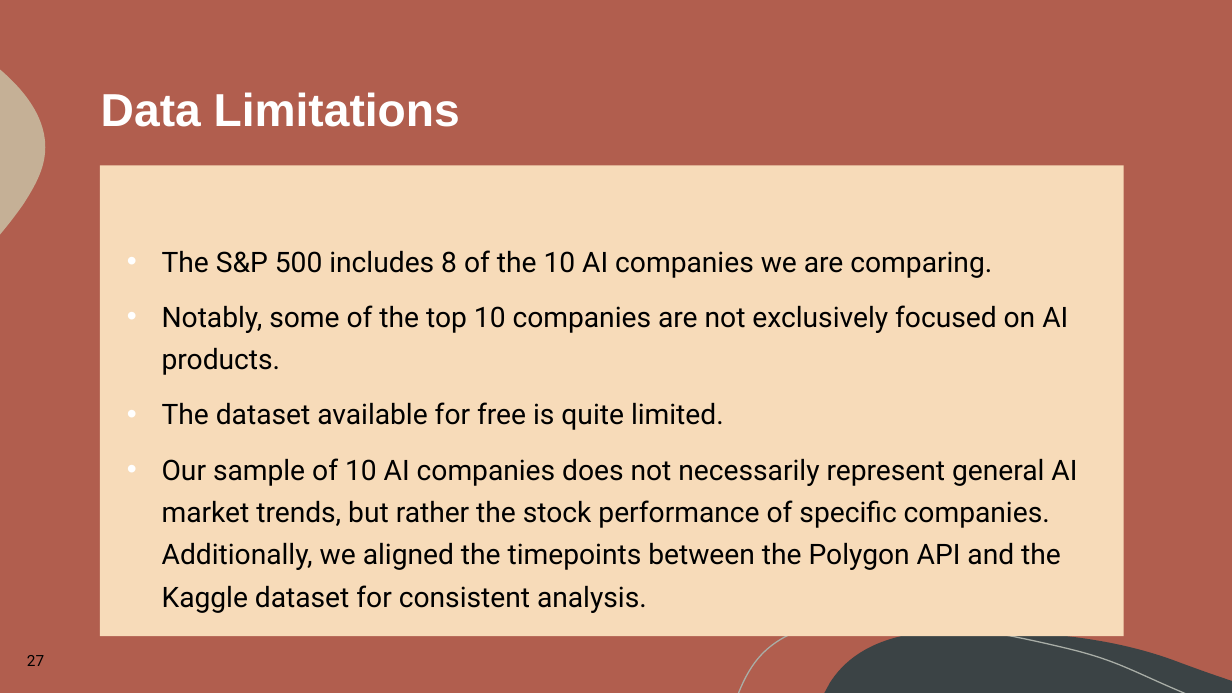
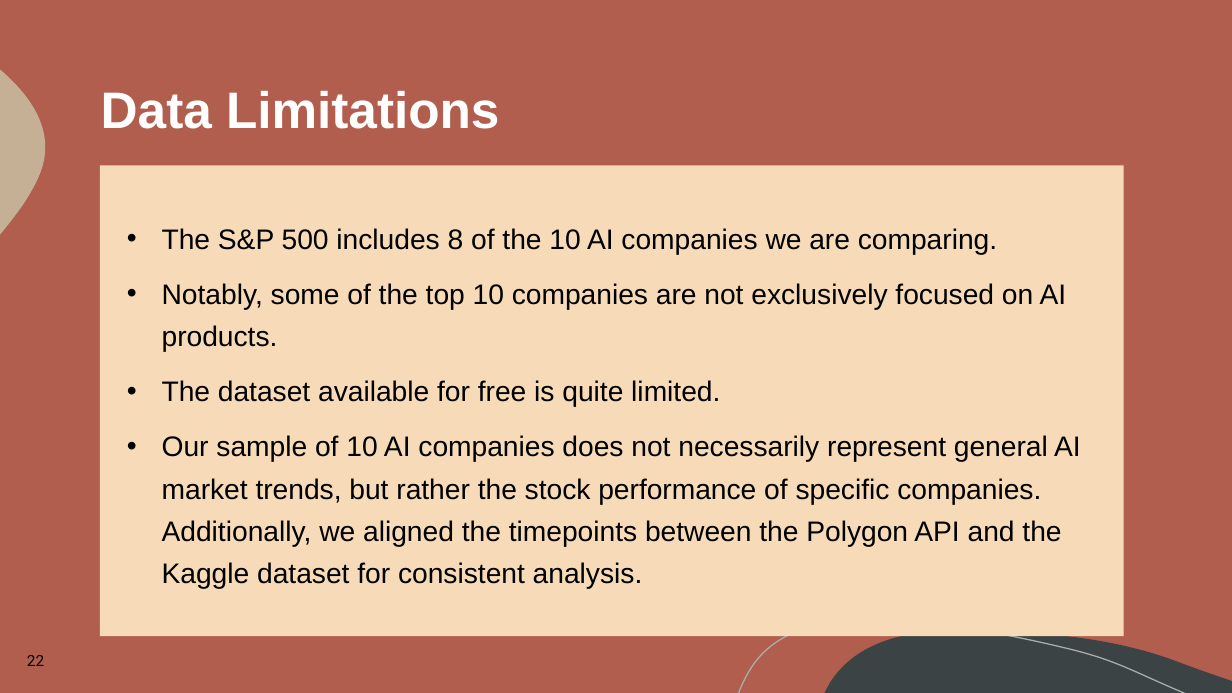
Before and after one commit to LegallyNotBlonde/Project-1, a slide deck: slide 22 of AIStocksProject/Presentation_Tech_Giants_Face_Off.pptx (slide 27 before the commit). Drawn at 1232x693 pixels with LibreOffice and Linux fonts; fonts in the diff are those of the drawing. Boxes give left, top, right and bottom in pixels: in the first picture for what was removed or moved away, otherwise in the second. Text is boxed around its words. In the diff, an @@ line names an element or a change of style, - is before the commit and + after.

```diff
--- a/AIStocksProject/Presentation_Tech_Giants_Face_Off.pptx
+++ b/AIStocksProject/Presentation_Tech_Giants_Face_Off.pptx
@@ title "Data Limitations" at (101, 91, 499, 129): size 36 to 40 pt @@
@@ text "The S&P 500 includes 8 ..." at (100, 165, 1124, 637): font Roboto to Arial @@
@@ page number at (27, 655, 44, 666): text changed @@
-27
+22
```
Also in this commit, not shown: 14 other slides changed, 4 slides added, 9 slides removed, 1 other file.
